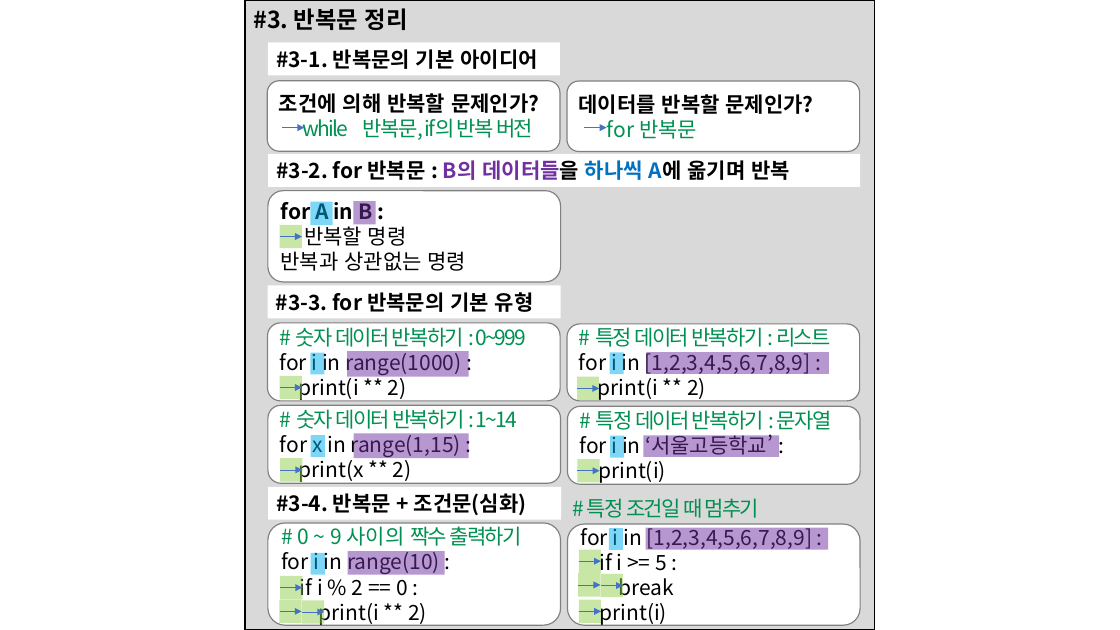
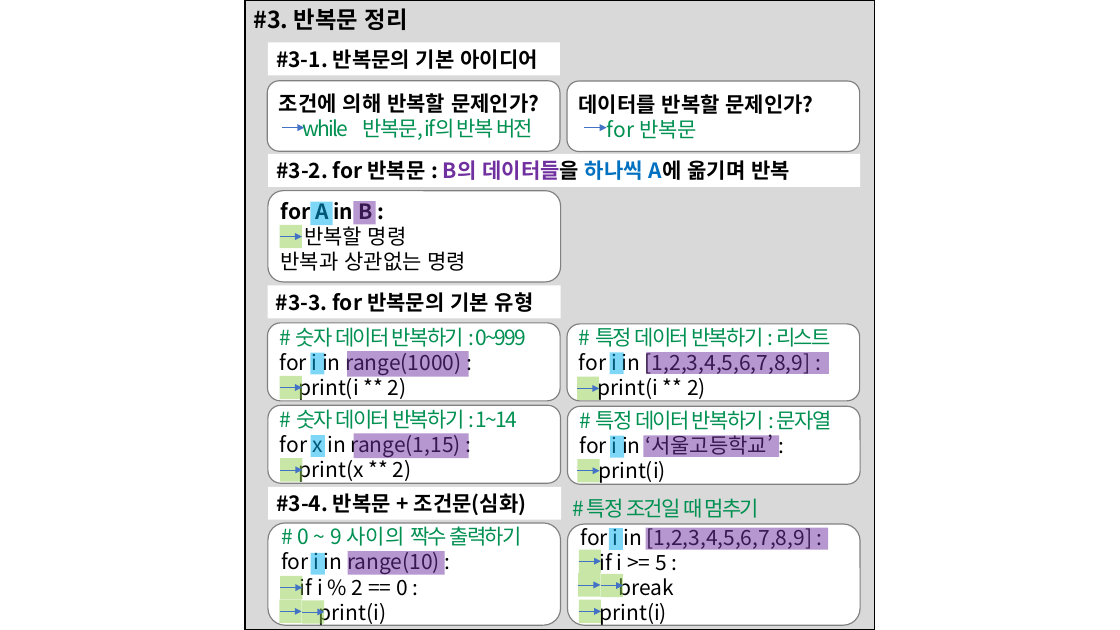
Before and after one commit to greatsong/python2022, a slide deck: slide 3 of 2022파이썬기초문법정리(220320,3-반복문까지).pptx. Drawn at 1120x630 pixels with LibreOffice and Linux fonts; fonts in the diff are those of the drawing. Boxes give left, top, right and bottom in pixels: in the first picture for what was removed or moved away, otherwise in the second. Text is boxed around its words. In the diff, an @@ line names an element or a change of style, - is before the commit and + after.

Commit message:
#3-4 내용 수정
print(i ** 2) -> print(i)

```diff
--- a/2022파이썬기초문법정리(220320,3-반복문까지).pptx
+++ b/2022파이썬기초문법정리(220320,3-반복문까지).pptx
@@ text in rounded rectangle at bbox=[319, 600, 387, 625]: text changed @@
-print(i ** 2)
+print(i)
```
